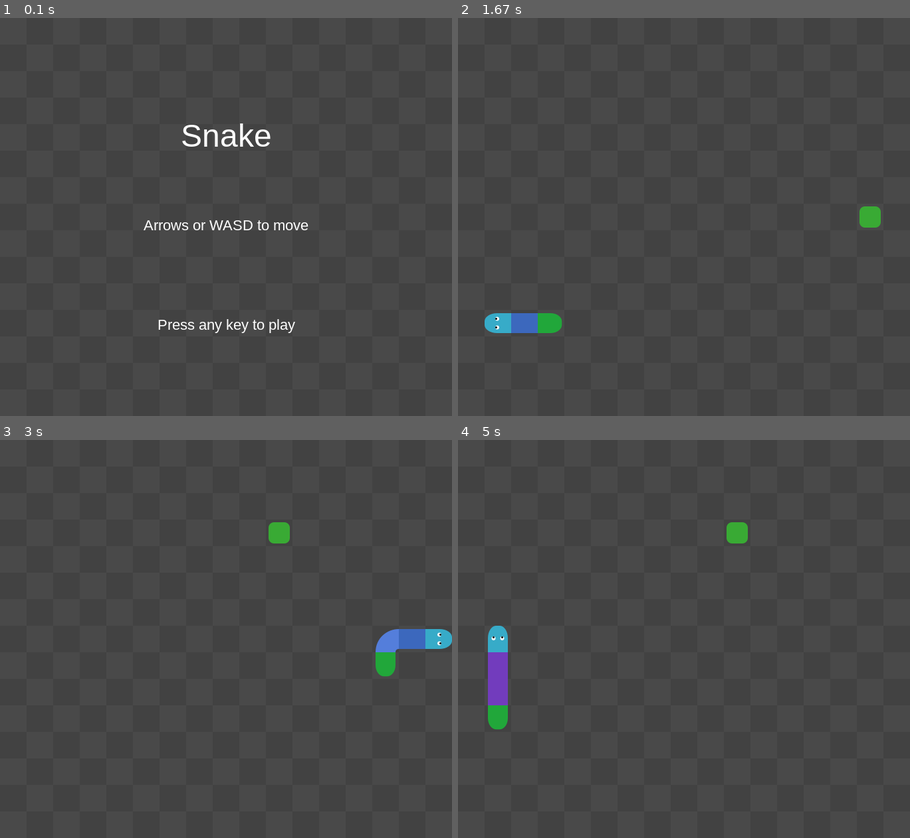
Above: before the commit, frames 1-4 (two rows, left to right).
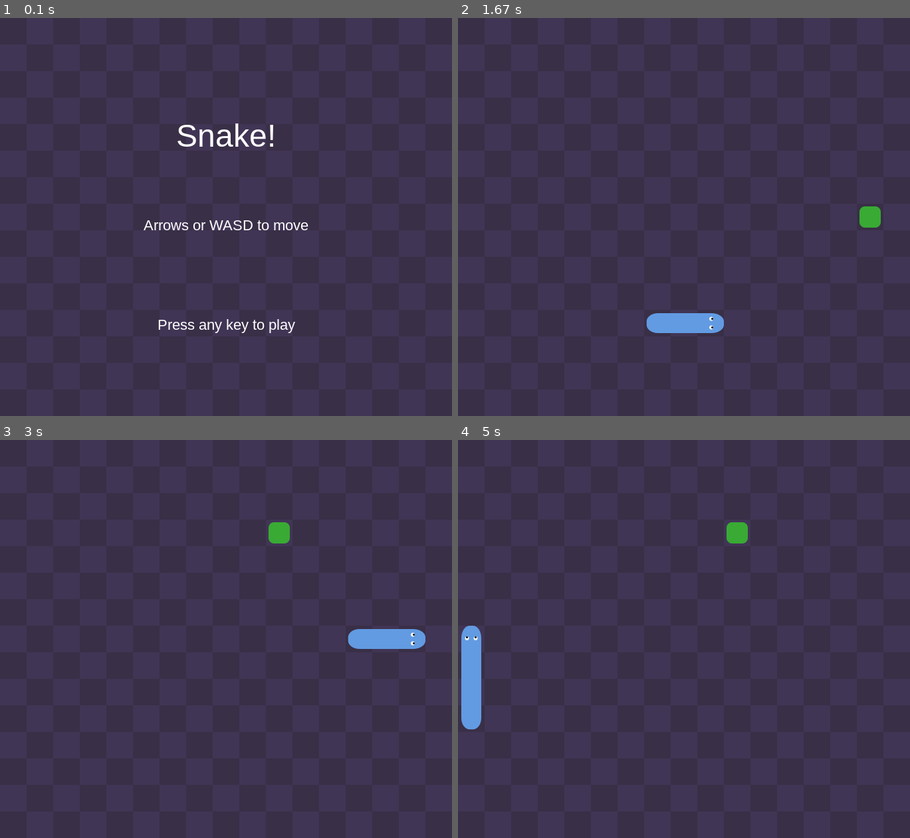
Above: after the commit, the same moments.

Repository: cDristall/Python-Pygame-Snake-Game
Game: pygame game, started from game.py
Two runs of this game, one before a commit and one after it. Both use one fixed random seed, a clock stepped at 60 frames per second and the inputs below.
Inputs:
- Up to frame 1 (0.1 s): no input
- Up to frame 2 (1.67 s): tap W at 0.33 s; tap S at 0.67 s; hold A 1.17-1.63 s; hold Right 1.17-1.63 s
- Up to frame 3 (3 s): hold W 2.17-2.63 s; hold Right from 2.67 s (still down)
- Up to frame 4 (5 s): release Right at 3.13 s; hold A 3.17-3.7 s; hold Down 3.73-4.07 s; hold A 4.1-4.5 s; hold Up 4.53-4.9 s; hold D from 4.93 s (still down)

The runs differ from the first frame. In frame 1, 50% of the frame differs, in the area x 0-100%, y 0-100%; in frame 2, 51%; in frame 3, 51%; in frame 4, 51%.

Commit message:
Add files via upload

Diff:
--- a/game.py
+++ b/game.py
@@ -20,6 +20,10 @@
         pg.init()
         pg.display.set_caption(TITLE)
         pg.mixer.init()
+
+        # Set the window icon
+        self.window_icon = pg.image.load(ICON_IMAGE_PATH)
+        pg.display.set_icon(self.window_icon)
 
         # Load Sound Resources
         self.hit_self_sound = pg.mixer.Sound(HIT_SELF_SOUND)
--- a/settings.py
+++ b/settings.py
@@ -1,11 +1,11 @@
 """
     File to hold all of the
-     220805 v1 Snake Game's
+         Snake Game's
        GLOBAL CONSTANTS
 """
 from os import path
 
-# Name of the folder with all of the sprite, graphic, annd sound files
+# Name of the folder with all of the sprites, graphics, annd sound files
 RESOURCE_FOLDER = "resources"
 
 
@@ -17,7 +17,7 @@
 
 
 # ----- Window Title -------
-TITLE = "Snake"
+TITLE = "Snake!"
 
 # ---- Game Grid Dimensions ------
 CELL_SIZE   = 40
@@ -38,6 +38,7 @@
 # Graphic file paths (sprite pngs, sound effects, splash screens)
 BG_IMAGE_PATH    = get_file_path_name("background_grid_680x600.png")
 FOOD_IMAGE_PATH  = get_file_path_name("food_green_40x40.png")
+ICON_IMAGE_PATH  = get_file_path_name("snake_icon.png")
 
 # ----- Snake Head Images --------
 HEAD_DOWN  = get_file_path_name("head_down.png")
@@ -57,10 +58,10 @@
 BODY_VERTICAL   = get_file_path_name("body_vertical.png")
 
 # ------ Snake Turning Body Image ------
-TURN_DOWN_LEFT  = get_file_path_name("turn_down_left.png")
-TURN_DOWN_RIGHT = get_file_path_name("turn_down_right.png")
-TURN_UP_LEFT    = get_file_path_name("turn_up_left.png")
-TURN_UP_RIGHT   = get_file_path_name("turn_up_right.png")
+TURN_DOWN_LEFT  = get_file_path_name("turn_dl.png")
+TURN_DOWN_RIGHT = get_file_path_name("turn_dr.png")
+TURN_UP_LEFT    = get_file_path_name("turn_ul.png")
+TURN_UP_RIGHT   = get_file_path_name("turn_ur.png")
 
 # ----- Sound Effects
 HIT_SELF_SOUND = get_file_path_name("hit_self.wav")
--- a/sprites.py
+++ b/sprites.py
@@ -48,20 +48,29 @@
 
     def change_direction(self, key_pressed):
         """ Takes a keyboard input and updates the snakes direction acordingly. """
+        prev_x, prev_y  = self.cells[1]
+        cur_dx = prev_x - self.cells[0][0]
+        cur_dy = prev_y - self.cells[0][1]
+
+        if cur_dx == (GRID_WIDTH-1): cur_dx = -1
+        if cur_dy == (GRID_HEIGHT-1): cur_dy = -1
+        if cur_dx == -(GRID_WIDTH-1): cur_dx = 1
+        if cur_dy == -(GRID_HEIGHT-1): cur_dy = 1
+
         # Move Up - W or Up arrow key
-        if (key_pressed == pg.K_UP or key_pressed == pg.K_w) and self.dy != 1:
+        if (key_pressed == pg.K_UP or key_pressed == pg.K_w) and cur_dy != -1:
             self.dx = 0
             self.dy = -1
         # Move Down - S or Down arrow key
-        if (key_pressed == pg.K_DOWN or key_pressed == pg.K_s) and self.dy != -1:
+        if (key_pressed == pg.K_DOWN or key_pressed == pg.K_s) and cur_dy != 1:
             self.dx = 0
             self.dy = 1
         # Move Left - A or Left arrow key
-        if (key_pressed == pg.K_LEFT or key_pressed == pg.K_a) and self.dx != 1:
+        if (key_pressed == pg.K_LEFT or key_pressed == pg.K_a) and cur_dx != -1:
             self.dx = -1
             self.dy = 0
         # Move Right - D or Right arrow key
-        if (key_pressed == pg.K_RIGHT or key_pressed == pg.K_d) and self.dx != -1:
+        if (key_pressed == pg.K_RIGHT or key_pressed == pg.K_d) and cur_dx != 1:
             self.dx = 1
             self.dy = 0
 
Binary file changed: resources/background_grid_680x600.png
Binary file changed: resources/body_horizontal.png
Binary file changed: resources/body_vertical.png
Binary file changed: resources/head_down.png
Binary file changed: resources/head_left.png
Binary file changed: resources/head_right.png
Binary file changed: resources/head_up.png
Binary file added: resources/snake_icon.png
Binary file changed: resources/tail_down.png
Binary file changed: resources/tail_left.png
Binary file changed: resources/tail_right.png
Binary file changed: resources/tail_up.png
(and 4 more such lines)
